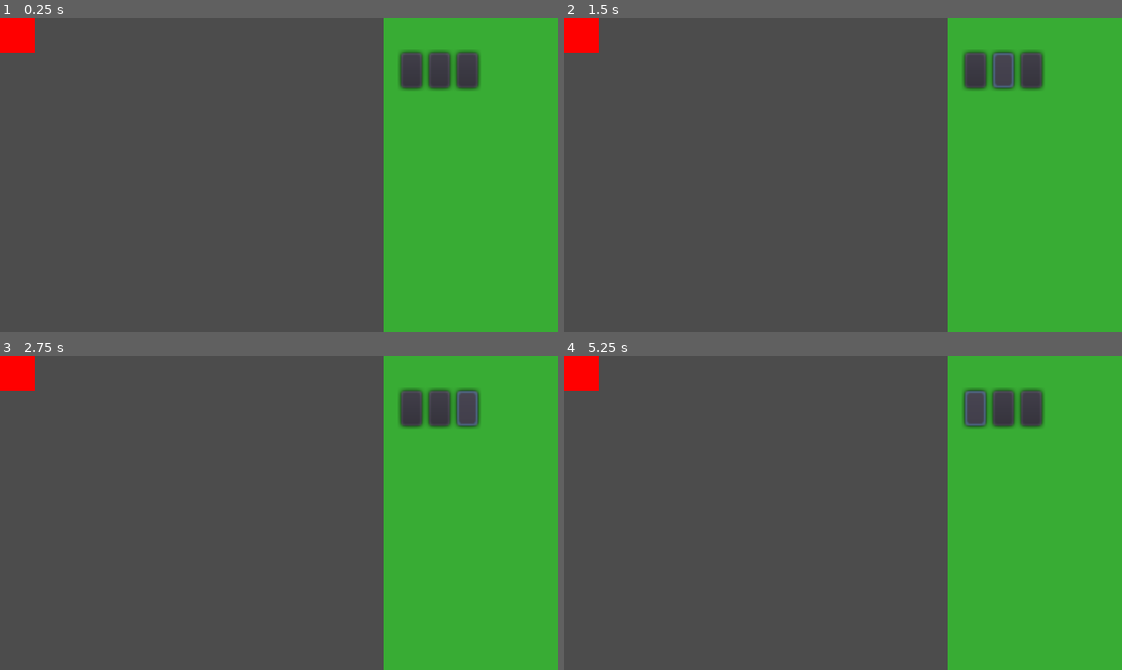
Above: before the commit, frames 1-4 (two rows, left to right).
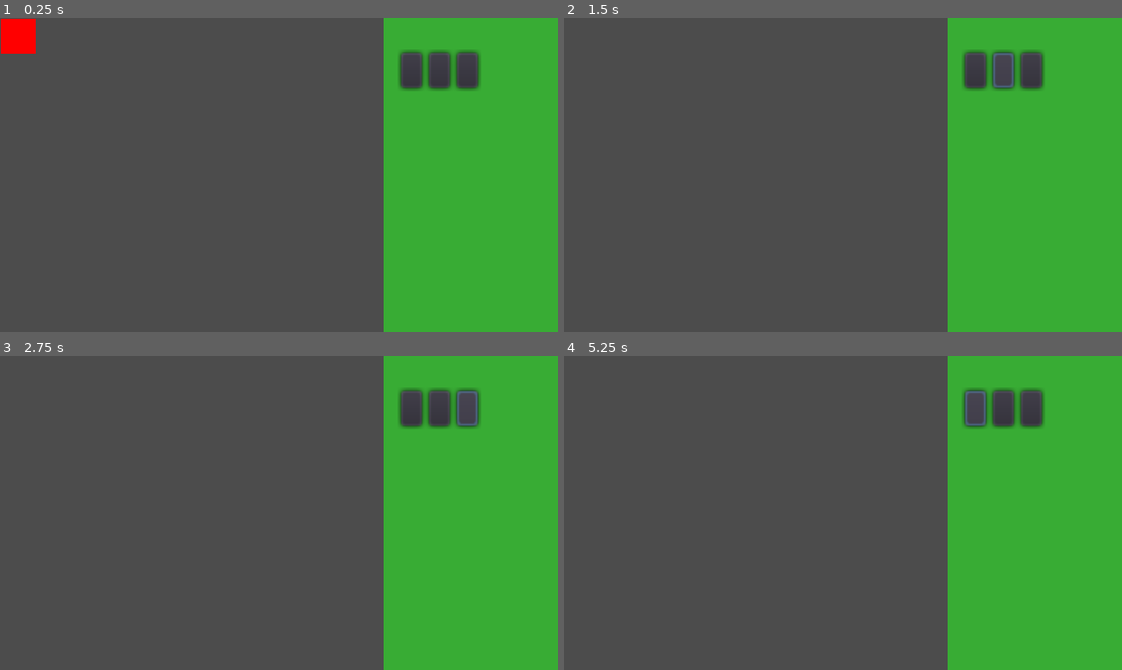
Above: after the commit, the same moments.

Repository: Eb3r-r00t/Geo2D
Game: Godot game, scene res://MainScene/Scene.tscn
Two runs of this game, one before a commit and one after it. Both use one fixed random seed, a clock stepped at 60 frames per second and the inputs below.
Inputs (mouse positions are in pixels of both pictures, inside the frame that each line leads up to):
- Up to frame 1 (0.25 s): no input
- Up to frame 2 (1.5 s): click (976, 71) at 0.5 s; click (1004, 71) at 1.25 s
- Up to frame 3 (2.75 s): click (468, 409) at 2 s
- Up to frame 4 (5.25 s): click (976, 409) at 2.75 s; click (1004, 409) at 3.5 s; click (1032, 409) at 4.25 s; click (976, 409) at 5 s

The runs differ from the first frame. In frame 1, less than 0.1% of the frame differs, in the area x 0-7%, y 0-12%; in frame 2, 0.7%; in frame 3, 0.7%; in frame 4, 0.7%.

Commit message:
mouse follow

Diff:
--- a/Scripts/RectangleClass.gd
+++ b/Scripts/RectangleClass.gd
@@ -15,4 +15,4 @@
 	update()
 
 func _draw():
-		draw_rect (Rect2(rect_coordinates,rect_size),color,true, 1.0,false)
+		draw_rect (Rect2(get_viewport().get_mouse_position(),rect_size),color,true, 1.0,false)
